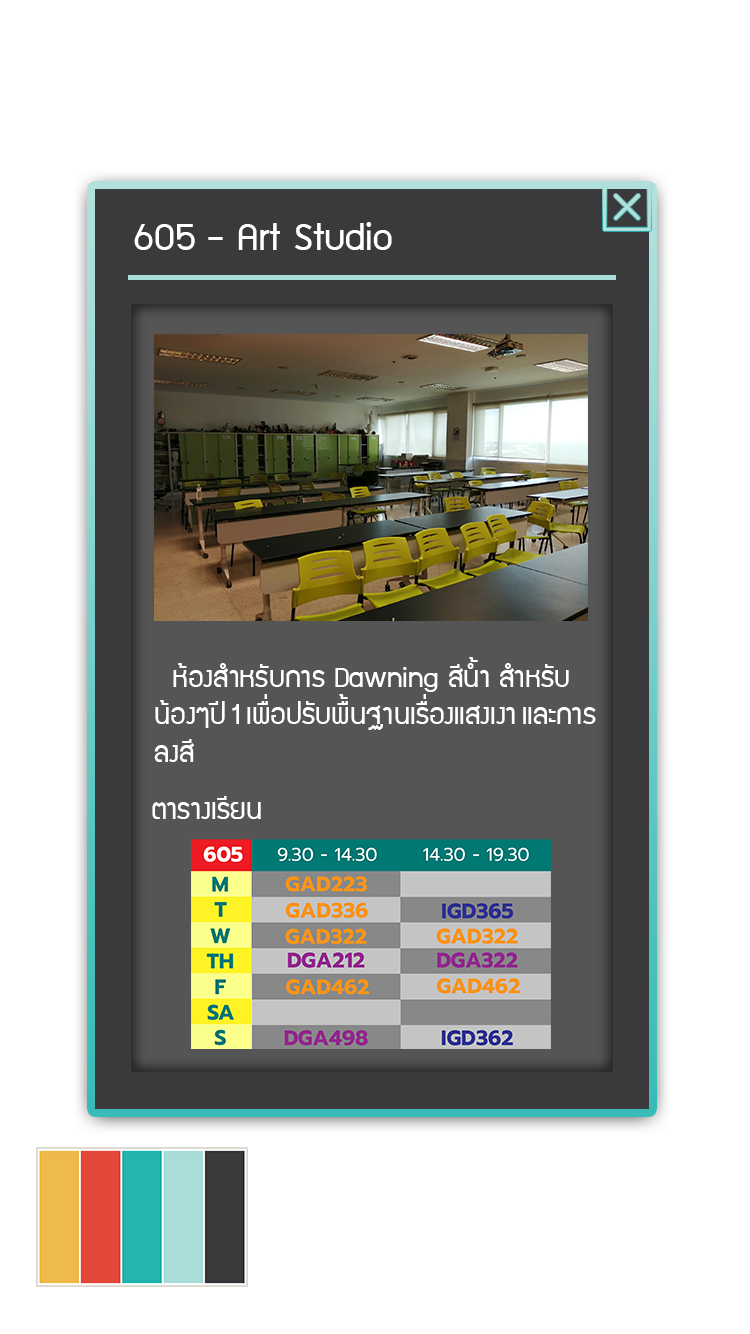
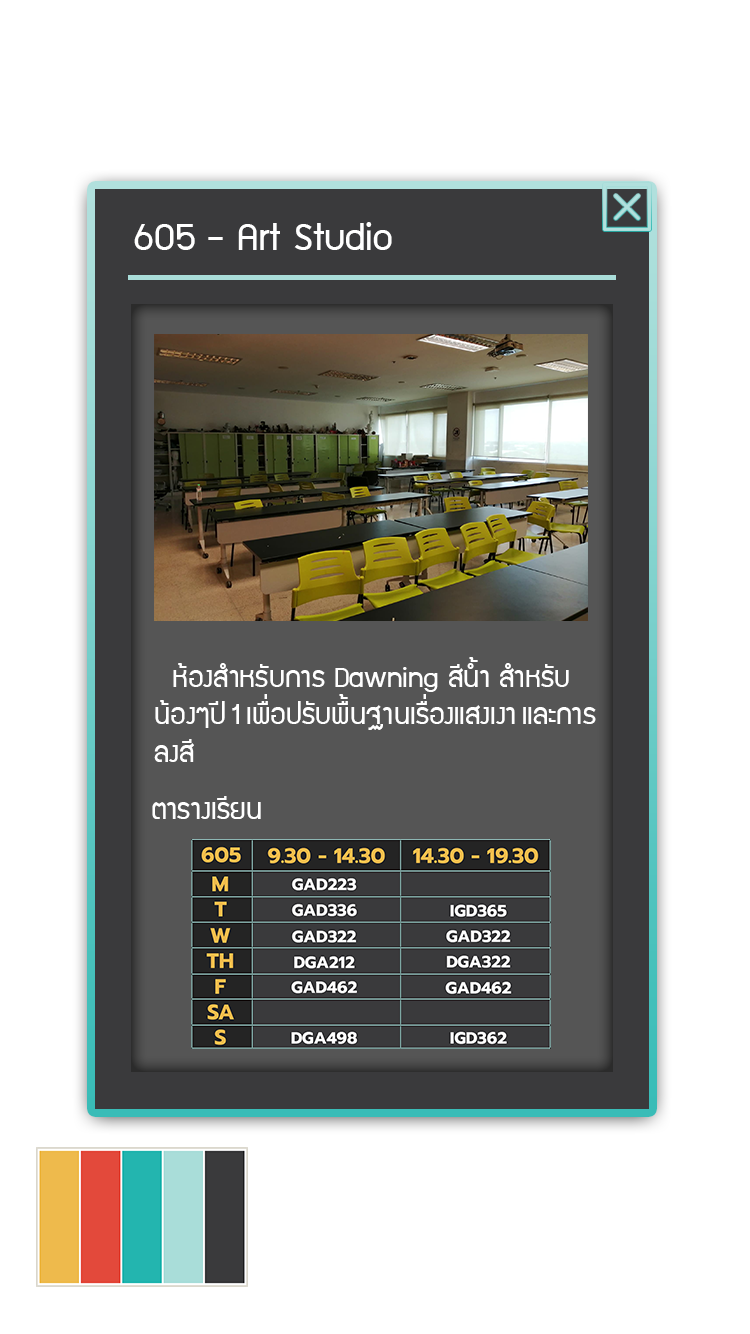
Comparing the layer stacks of the two 750 x 1334 images. Changes:
added group "Table_605 Frame" with 1 layers above "Rectangle 3" over (191, 839, 551, 1049)
moved "Table_605" into group "Table_605 Frame", painted on it over (191, 839, 551, 1049)
